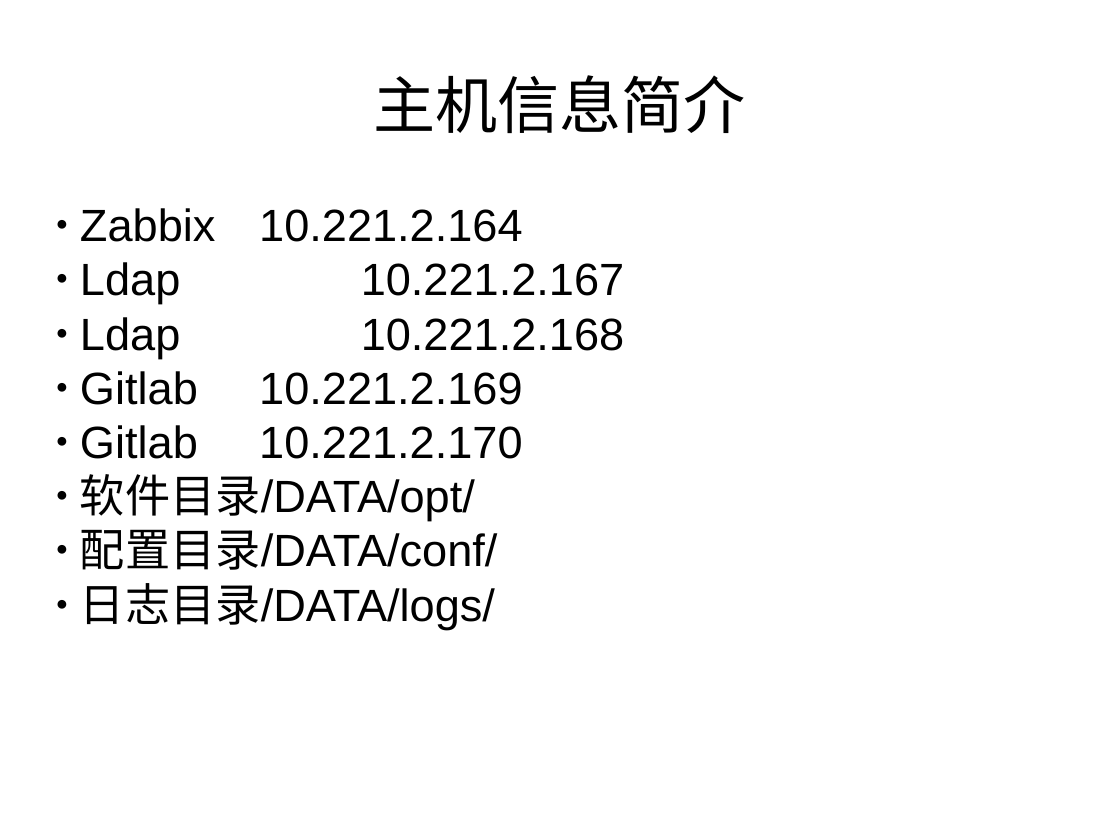
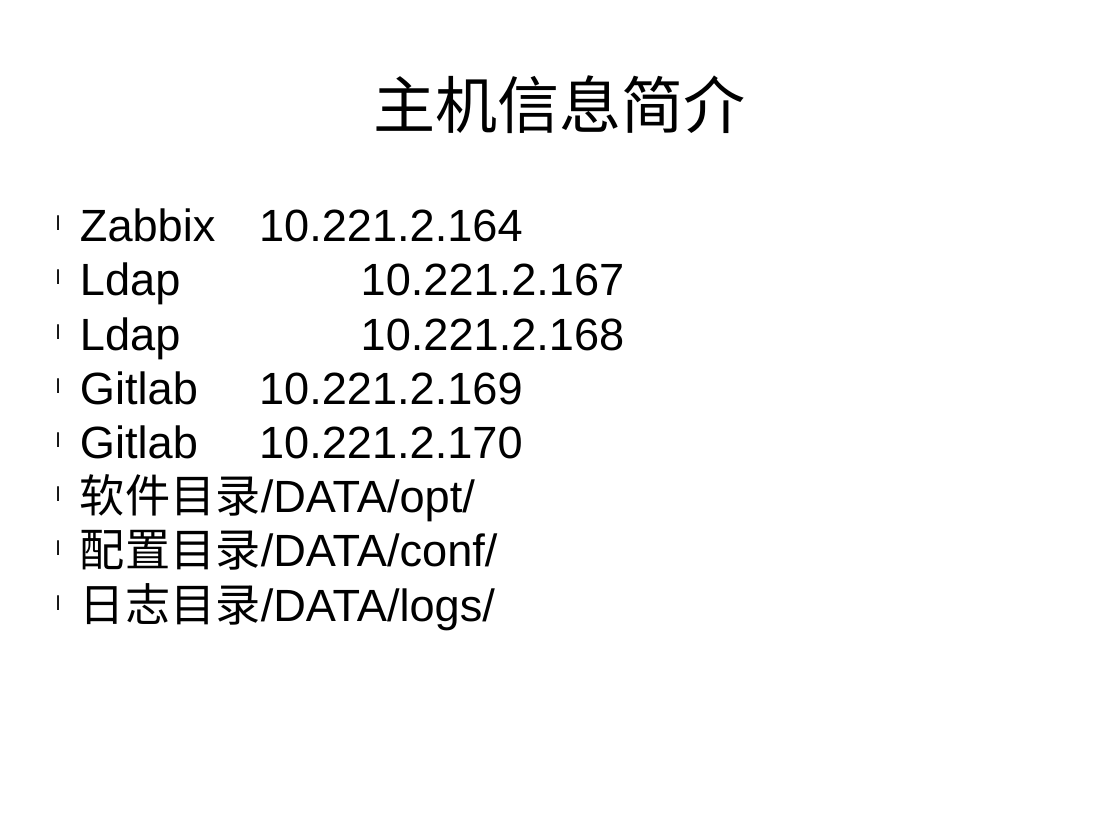
Before and after one commit to morro-wind/Tools, a slide deck: slide 2 of Basic environment.pptx. Drawn at 1120x840 pixels with LibreOffice and Linux fonts; fonts in the diff are those of the drawing. Boxes give left, top, right and bottom in pixels: in the first picture for what was removed or moved away, otherwise in the second. Text is boxed around its words. In the diff, an @@ line names an element or a change of style, - is before the commit and + after.

```diff
--- a/Basic environment.pptx
+++ b/Basic environment.pptx
@@ text "Zabbix 10.221.2.164" at (80, 208, 624, 631): bullet ● to l @@
```
Also in this commit, not shown: 3 other slides changed, 13 slides added.
